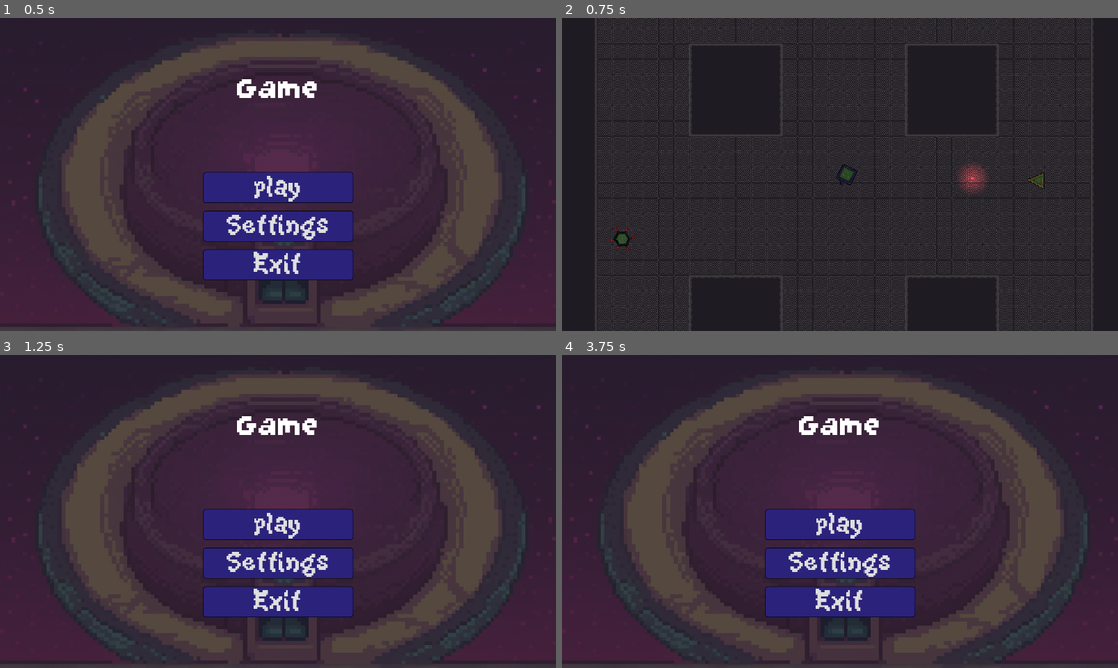
Above: before the commit, frames 1-4 (two rows, left to right).
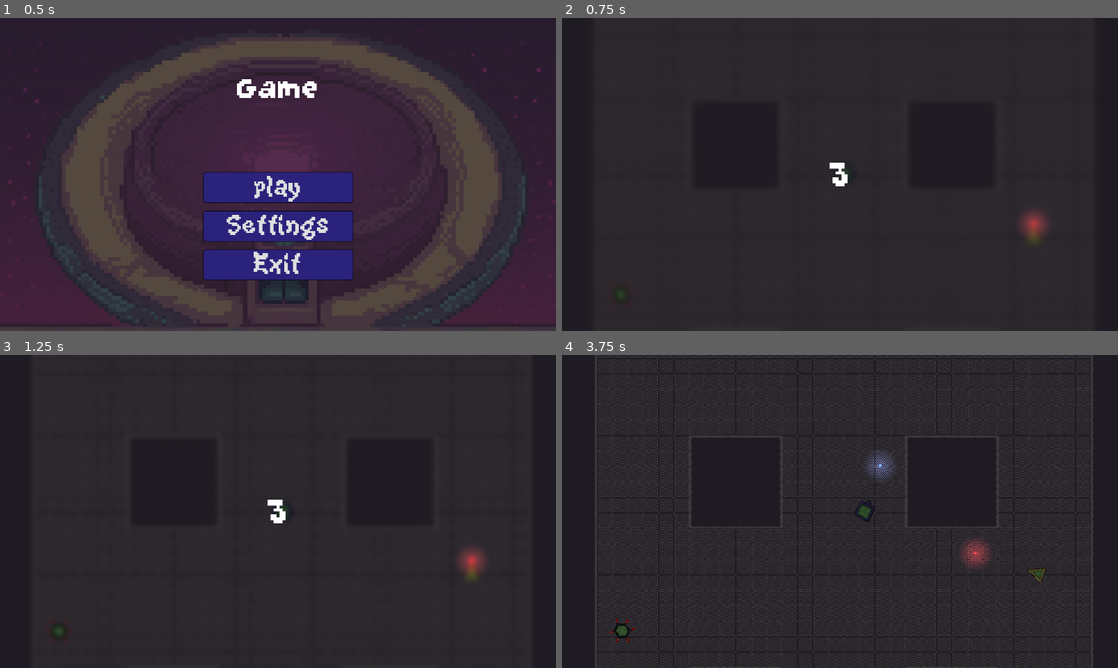
Above: after the commit, the same moments.

Repository: Buraka12/Square-Loop
Game: Godot game, scene res://scenes/main_menu.tscn
Two runs of this game, one before a commit and one after it. Both use one fixed random seed, a clock stepped at 60 frames per second and the inputs below.
Inputs (mouse positions are in pixels of both pictures, inside the frame that each line leads up to):
- Up to frame 1 (0.5 s): no input
- Up to frame 2 (0.75 s): click "play" at 0.5 s
- Up to frame 3 (1.25 s): no input
- Up to frame 4 (3.75 s): click (840, 524) at 1.25 s, where only the run before the commit has a clickable "play"; move the mouse to (962, 495) at 2.02 s; hold D (right) 2.03-2.78 s; click (962, 495) at 2.1 s; move the mouse to (728, 527) at 2.77 s; hold S (down) 2.78-3.53 s; click (728, 527) at 2.85 s; move the mouse to (895, 442) at 3.52 s; hold D (right) from 3.53 s (still down); click (895, 442) at 3.6 s

Frame 1 is identical in both runs. In frame 2, 3.3% of the frame differs, in the area x 7-95%, y 2-100%; in frame 3, 43%; in frame 4, 52%, in the area x 0-100%, y 0-100%.

Commit message:
level_start added
when level start the blur apears and timer 321 start

Diff:
--- /dev/null
+++ b/scenes/level_start.tscn
@@ -0,0 +1,110 @@
+[gd_scene load_steps=8 format=3 uid="uid://dytscjitq4xv2"]
+
+[ext_resource type="Shader" path="res://scripts/shaders/level_start.gdshader" id="1_34l51"]
+[ext_resource type="Script" path="res://scripts/level_start.gd" id="1_qevc4"]
+[ext_resource type="FontFile" uid="uid://dlss2jn5oociv" path="res://assets/fonts/GrapeSoda.ttf" id="2_f5ii3"]
+
+[sub_resource type="ShaderMaterial" id="ShaderMaterial_7i5po"]
+shader = ExtResource("1_34l51")
+shader_parameter/blur = 2.5
+shader_parameter/brightness = 1.0
+
+[sub_resource type="Animation" id="Animation_jqjwj"]
+resource_name = "level_start"
+length = 3.0
+tracks/0/type = "value"
+tracks/0/imported = false
+tracks/0/enabled = true
+tracks/0/path = NodePath("blur:material:shader_parameter/blur")
+tracks/0/interp = 1
+tracks/0/loop_wrap = true
+tracks/0/keys = {
+"times": PackedFloat32Array(0, 3),
+"transitions": PackedFloat32Array(1, 1),
+"update": 0,
+"values": [2.5, 0.0]
+}
+tracks/1/type = "value"
+tracks/1/imported = false
+tracks/1/enabled = true
+tracks/1/path = NodePath("blur/Label:text")
+tracks/1/interp = 1
+tracks/1/loop_wrap = true
+tracks/1/keys = {
+"times": PackedFloat32Array(0, 1, 2, 2.9, 3),
+"transitions": PackedFloat32Array(1, 1, 1, 1, 1),
+"update": 1,
+"values": ["3", "2", "1", "start", ""]
+}
+
+[sub_resource type="Animation" id="Animation_ppauu"]
+length = 0.001
+tracks/0/type = "value"
+tracks/0/imported = false
+tracks/0/enabled = true
+tracks/0/path = NodePath("blur:material:shader_parameter/blur")
+tracks/0/interp = 1
+tracks/0/loop_wrap = true
+tracks/0/keys = {
+"times": PackedFloat32Array(0),
+"transitions": PackedFloat32Array(1),
+"update": 0,
+"values": [2.5]
+}
+tracks/1/type = "value"
+tracks/1/imported = false
+tracks/1/enabled = true
+tracks/1/path = NodePath("blur/Label:text")
+tracks/1/interp = 1
+tracks/1/loop_wrap = true
+tracks/1/keys = {
+"times": PackedFloat32Array(0),
+"transitions": PackedFloat32Array(1),
+"update": 1,
+"values": ["3"]
+}
+
+[sub_resource type="AnimationLibrary" id="AnimationLibrary_lbo3q"]
+_data = {
+"RESET": SubResource("Animation_ppauu"),
+"level_start": SubResource("Animation_jqjwj")
+}
+
+[node name="level_start" type="CanvasLayer"]
+process_mode = 3
+script = ExtResource("1_qevc4")
+
+[node name="blur" type="Panel" parent="."]
+material = SubResource("ShaderMaterial_7i5po")
+anchors_preset = 15
+anchor_right = 1.0
+anchor_bottom = 1.0
+grow_horizontal = 2
+grow_vertical = 2
+size_flags_horizontal = 4
+size_flags_vertical = 4
+
+[node name="Label" type="Label" parent="blur"]
+layout_mode = 1
+anchors_preset = 8
+anchor_left = 0.5
+anchor_top = 0.5
+anchor_right = 0.5
+anchor_bottom = 0.5
+offset_left = -55.5
+offset_top = -50.0
+offset_right = 55.5
+offset_bottom = 50.0
+grow_horizontal = 2
+grow_vertical = 2
+theme_override_fonts/font = ExtResource("2_f5ii3")
+theme_override_font_sizes/font_size = 100
+text = "3"
+horizontal_alignment = 1
+vertical_alignment = 1
+
+[node name="AnimationPlayer" type="AnimationPlayer" parent="."]
+libraries = {
+"": SubResource("AnimationLibrary_lbo3q")
+}
+autoplay = "level_start"
--- a/scenes/main_area.tscn
+++ b/scenes/main_area.tscn
@@ -1,10 +1,11 @@
-[gd_scene load_steps=8 format=3 uid="uid://d0gsl5rpmw5w7"]
+[gd_scene load_steps=9 format=3 uid="uid://d0gsl5rpmw5w7"]
 
 [ext_resource type="PackedScene" uid="uid://2whhrm0r02h1" path="res://scenes/player.tscn" id="1_sdxow"]
 [ext_resource type="PackedScene" uid="uid://dqwsgw57poqd3" path="res://scenes/Enemy/triangle.tscn" id="3_nbxkg"]
 [ext_resource type="Texture2D" uid="uid://rqp6m4gwhol7" path="res://assets/sprites/tileset.png" id="4_7mbch"]
 [ext_resource type="PackedScene" uid="uid://y2sekauyqslo" path="res://scenes/pause_menu.tscn" id="5_4itfh"]
 [ext_resource type="PackedScene" uid="uid://dsd1fe453iuu3" path="res://scenes/Enemy/hexagon.tscn" id="5_llnwp"]
+[ext_resource type="PackedScene" uid="uid://dytscjitq4xv2" path="res://scenes/level_start.tscn" id="6_scdbj"]
 
 [sub_resource type="TileSetAtlasSource" id="TileSetAtlasSource_bx21p"]
 texture = ExtResource("4_7mbch")
@@ -170,7 +171,7 @@
 [node name="MainArea" type="Node2D"]
 
 [node name="Player" parent="." instance=ExtResource("1_sdxow")]
-position = Vector2(518, 463)
+position = Vector2(513, 349)
 
 [node name="Triangle" parent="." instance=ExtResource("3_nbxkg")]
 position = Vector2(906, 475)
@@ -194,3 +195,5 @@
 
 [node name="Hexagon" parent="." instance=ExtResource("5_llnwp")]
 position = Vector2(50, 597)
+
+[node name="level_start" parent="." instance=ExtResource("6_scdbj")]
--- /dev/null
+++ b/scripts/level_start.gd
@@ -0,0 +1,7 @@
+extends CanvasLayer
+
+func _ready() -> void:
+	get_tree().paused = true
+	await get_tree().create_timer(3).timeout
+	get_tree().paused = false
+	print("zaman doldu")
--- /dev/null
+++ b/scripts/shaders/level_start.gdshader
@@ -0,0 +1,10 @@
+shader_type canvas_item;
+uniform sampler2D SCREEN_TEXTURE: hint_screen_texture, filter_linear_mipmap;
+
+uniform float blur : hint_range(0.0 , 2.5);
+uniform float brightness : hint_range(0.0 , 1.0);
+
+void fragment() {
+	COLOR = textureLod(SCREEN_TEXTURE,SCREEN_UV,blur);
+	COLOR.rgb *= brightness;
+}
